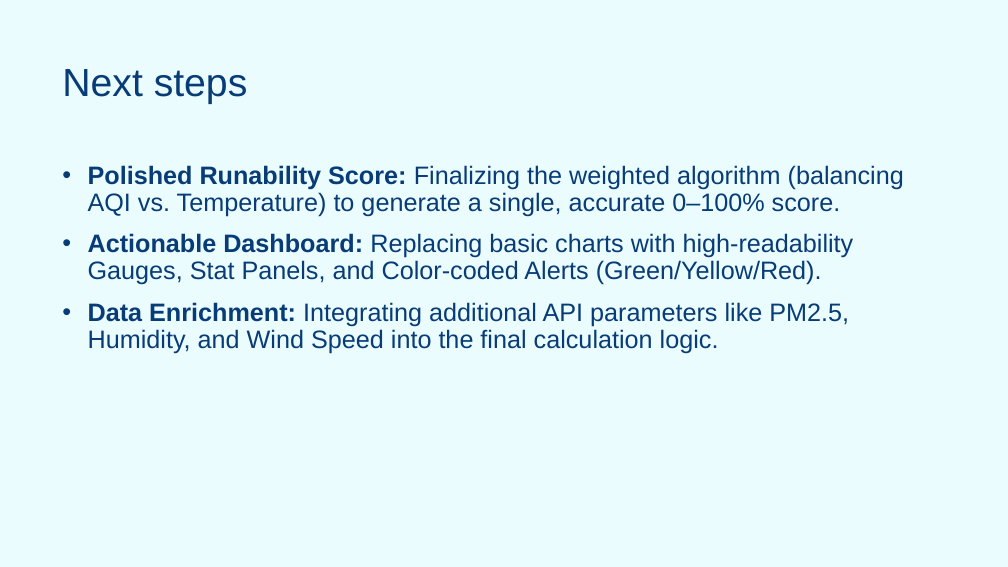
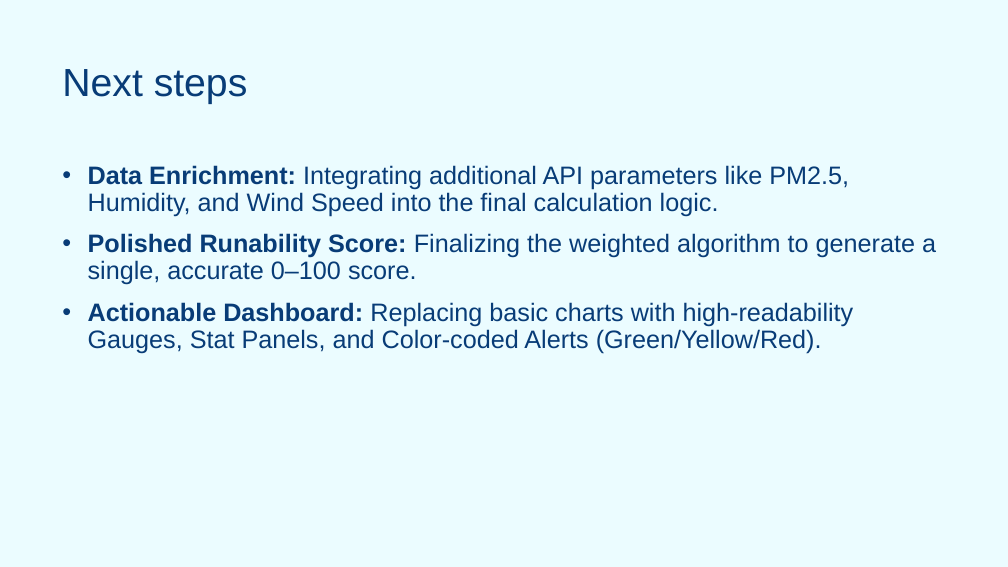
Before and after one commit to SzarkaMoric/RunReady, a slide deck: slide 8 of RunReady_2.pptx. Drawn at 1008x567 pixels with LibreOffice and Linux fonts; fonts in the diff are those of the drawing; background and template pictures are left out. Boxes give left, top, right and bottom in pixels: in the first picture for what was removed or moved away, otherwise in the second. Text is boxed around its words. In the diff, an @@ line names an element or a change of style, - is before the commit and + after.

Commit message:
added small changes to the ppt

```diff
--- a/RunReady_2.pptx
+++ b/RunReady_2.pptx
@@ text at (88, 165, 936, 285): text changed @@
-• Polished Runability Score: Finalizing the weighted algorithm (balancing AQI vs. Temperature) to generate a single, accurate 0–100% score.
+• Data Enrichment: Integrating additional API parameters like PM2.5, Humidity, and Wind Speed into the final calculation logic.
+• Polished Runability Score: Finalizing the weighted algorithm to generate a single, accurate 0–100 score.
@@ text at (88, 302, 849, 353): paragraph removed @@
-• Data Enrichment: Integrating additional API parameters like PM2.5, Humidity, and Wind Speed into the final calculation logic.
```
Also in this commit, not shown: 5 other slides changed.
